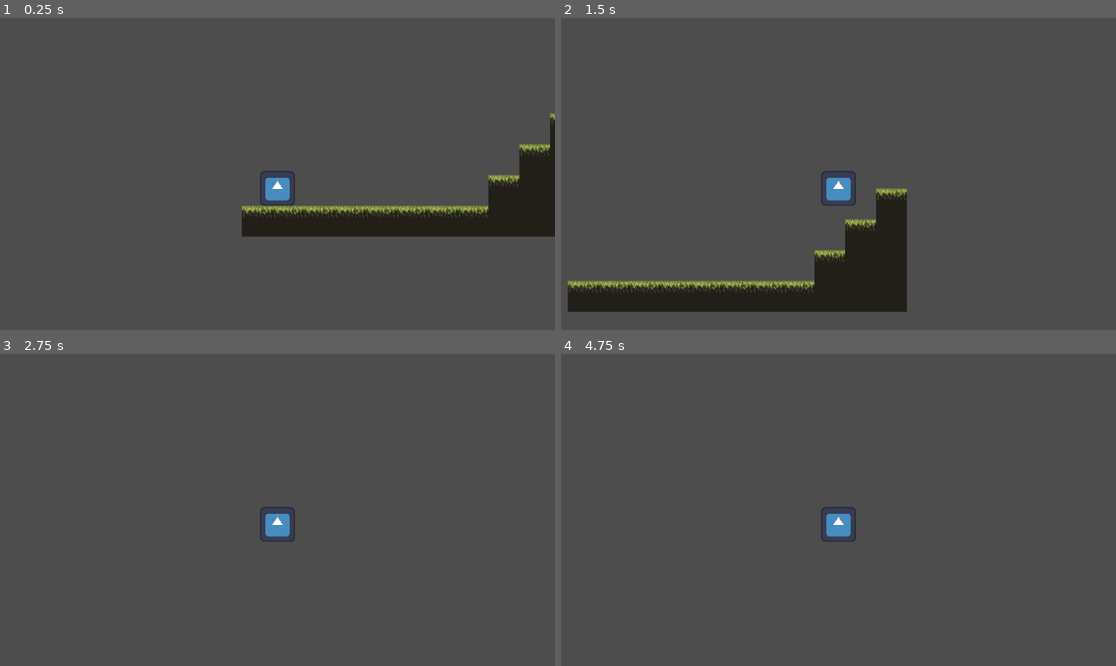
Above: before the commit, frames 1-4 (two rows, left to right).
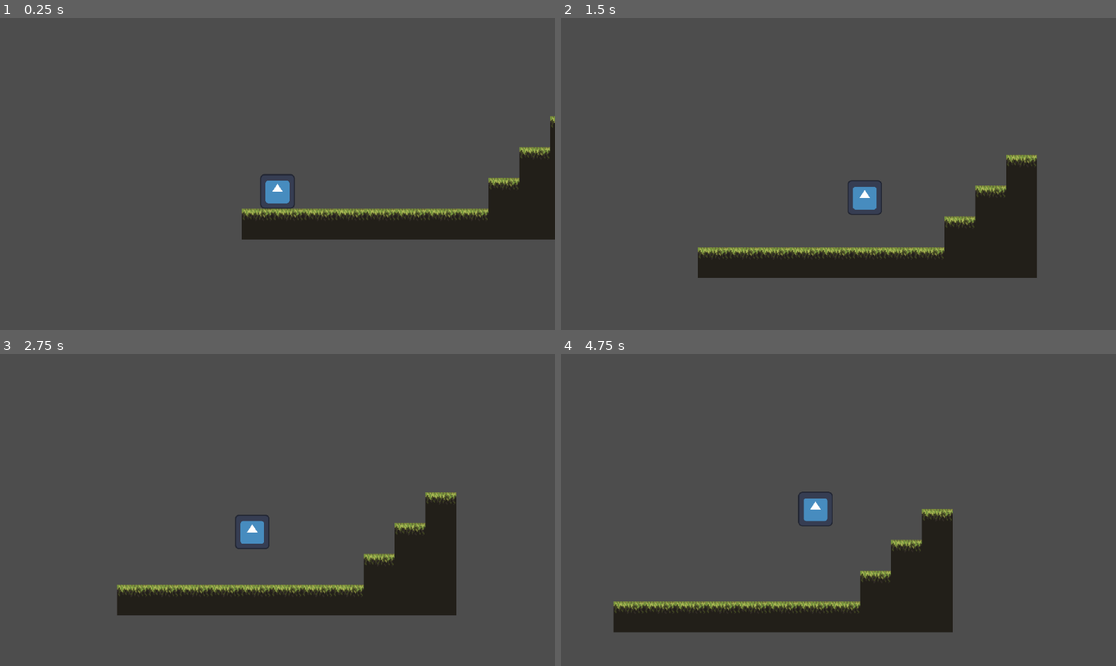
Above: after the commit, the same moments.

Repository: carolinalimaal/ego-ggj
Game: Godot game, scene res://scenes/fases/teste.tscn
The game is run twice, just before and just after one commit, with the same random seed, the same clock (stepped at 60 frames per second) and the same inputs. The engine's default icon, where the game draws it, is replaced by a stand-in: a white triangle on a blue panel in a dark square.
Inputs:
- Up to frame 1 (0.25 s): no input
- Up to frame 2 (1.5 s): hold Space (Jump) 0.53-1.28 s; hold D (Right) from 0.53 s (still down); tap Space (Jump) at 1.35 s
- Up to frame 3 (2.75 s): tap Space (Jump) at 1.52, 1.82 s; release D (Right) at 2.03 s; hold A (Left) from 2.03 s (still down); hold Space (Jump) from 2.03 s (still down)
- Up to frame 4 (4.75 s): release A (Left) at 2.78 s; release Space (Jump) at 2.78 s; hold D (Right) 2.78-4.28 s; tap Space (Jump) at 2.85, 3.02, 3.32, 4.35, 4.52 s; hold Space (Jump) 3.53-4.28 s; hold A (Left) from 4.28 s (still down)

The runs differ from the first frame. In frame 1, 2.3% of the frame differs, in the area x 43-100%, y 30-72%; in frame 2, 17%, in the area x 1-86%, y 43-95%; in frame 3, 10%; in frame 4, 10%.

Commit message:
feat: movimentação melhorada

Diff:
--- a/global-game-jam/project.godot
+++ b/global-game-jam/project.godot
@@ -38,6 +38,16 @@
 "events": [Object(InputEventKey,"resource_local_to_scene":false,"resource_name":"","device":-1,"window_id":0,"alt_press …(191 unchanged characters)…
 ]
 }
+Up={
+"deadzone": 0.2,
+"events": [Object(InputEventKey,"resource_local_to_scene":false,"resource_name":"","device":-1,"window_id":0,"alt_pressed":false,"shift_pressed":false,"ctrl_pressed":false,"meta_pressed":false,"pressed":false,"keycode":0,"physical_keycode":87,"key_label":0,"unicode":119,"location":0,"echo":false,"script":null)
+]
+}
+Down={
+"deadzone": 0.2,
+"events": [Object(InputEventKey,"resource_local_to_scene":false,"resource_name":"","device":-1,"window_id":0,"alt_pressed":false,"shift_pressed":false,"ctrl_pressed":false,"meta_pressed":false,"pressed":false,"keycode":0,"physical_keycode":83,"key_label":0,"unicode":115,"location":0,"echo":false,"script":null)
+]
+}
 
 [layer_names]
 
--- a/global-game-jam/scenes/Player/player.gd
+++ b/global-game-jam/scenes/Player/player.gd
@@ -1,23 +1,63 @@
 extends CharacterBody2D
-@export var speed: float = 300.0
-var jump_velocity: float = -400.0
 
+#region player variables
+
+# nodes
+
+# physics variables
+@export var speed: float = 150.0
+@export var acceleration: float = 25
+@export var jump_velocity: float = -175.0
+const max_jumps: int = 1
+var jumps: int = 0
+var move_direction: float = 0
+var facing: int = 1
+const gravity: float = 300
+
+# input variables
+var key_up: bool = false
+var key_down: bool = false
+var key_left: bool = false
+var key_right: bool = false
+var key_jump: bool = false
+var key_jump_pressed: bool = false
+
+#endregion
 
 func _physics_process(delta: float) -> void:
-	# Add the gravity.
-	if not is_on_floor():
-		velocity += get_gravity() * delta
+	# getting inputs
+	getInputStates()
 
-	# Handle jump.
-	if Input.is_action_just_pressed("Jump") and is_on_floor():
-		velocity.y = jump_velocity
-
-	# Get the input direction and handle the movement/deceleration.
-	# As good practice, you should replace UI actions with custom gameplay actions.
-	var direction = Input.get_axis("Left", "Right")
-	if direction:
-		velocity.x = direction * speed
-	else:
-		velocity.x = move_toward(velocity.x, 0, speed)
+	# horizontal movement
+	handleGravity(delta)
+	horizontalMovement()
+	handleJump()
 
 	move_and_slide()
+
+func getInputStates() -> void:
+	key_up = Input.is_action_pressed("Up")
+	key_down = Input.is_action_pressed("Down")
+	key_left = Input.is_action_pressed("Left")
+	key_right = Input.is_action_pressed("Right")
+	key_jump = Input.is_action_pressed("Jump")
+	key_jump_pressed = Input.is_action_just_pressed("Jump")
+
+	if (key_left): facing = -1
+	if (key_right): facing = 1
+
+func horizontalMovement() -> void:
+	move_direction = Input.get_axis("Left", "Right")
+	velocity.x = move_toward(velocity.x , move_direction * speed, acceleration)
+
+func handleGravity(delta) -> void:
+	if(!is_on_floor()):
+		velocity.y += gravity * delta
+	else:
+		jumps = 0
+
+func handleJump():
+	if (key_jump_pressed):
+		if (jumps < max_jumps):
+			velocity.y = jump_velocity
+			jumps += 1
--- a/global-game-jam/scenes/Player/player.tscn
+++ b/global-game-jam/scenes/Player/player.tscn
@@ -13,6 +13,7 @@
 [node name="Camera2D" type="Camera2D" parent="."]
 offset = Vector2(0, -15)
 zoom = Vector2(2, 2)
+position_smoothing_enabled = true
 
 [node name="Sprite2D" type="Sprite2D" parent="."]
 scale = Vector2(0.28, 0.28)
